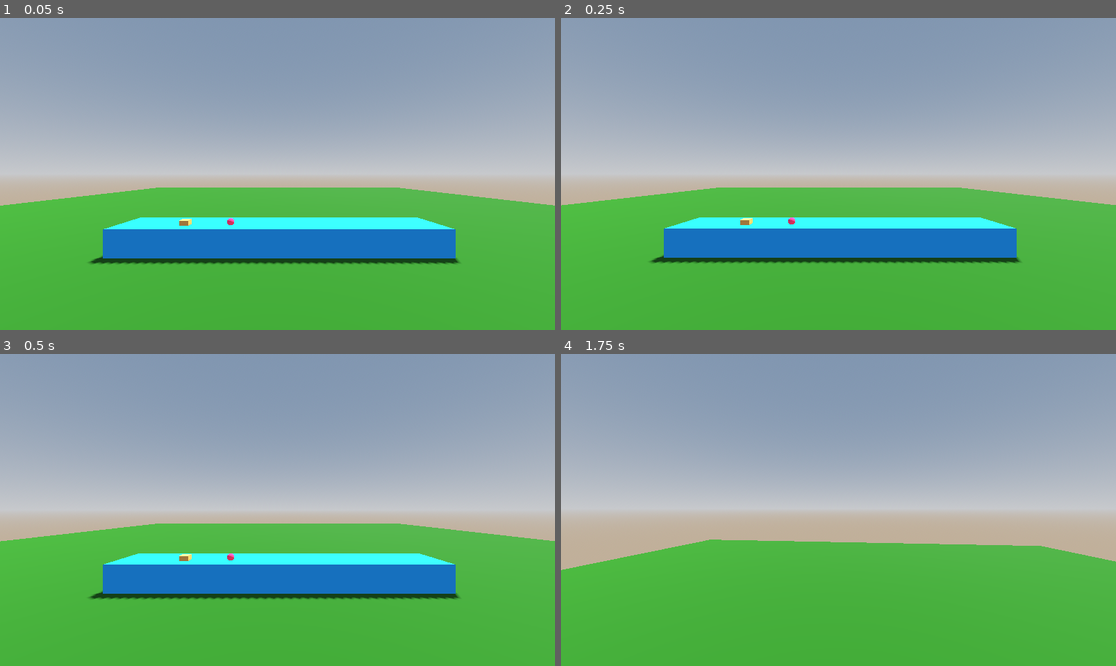
Above: before the commit, frames 1-4 (two rows, left to right).
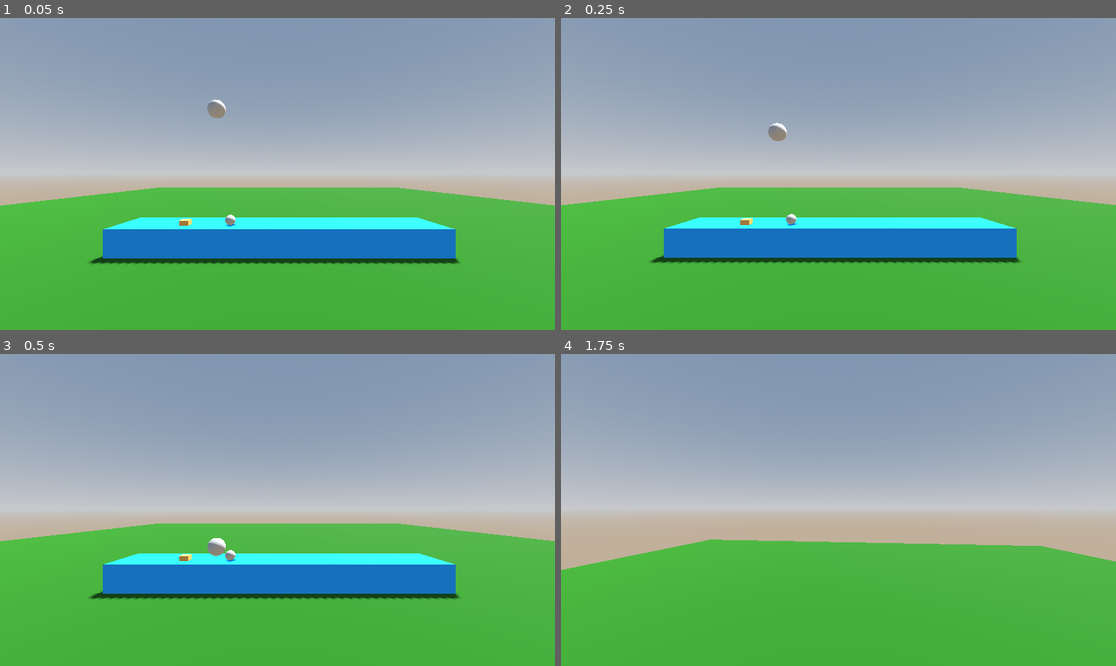
Above: after the commit, the same moments.

Repository: bgilross/cookin
Game: Godot game, scene res://scenes/main_scene.tscn
Two runs of this game, one before a commit and one after it. Both use one fixed random seed, a clock stepped at 60 frames per second and the inputs below.
Inputs (mouse positions are in pixels of both pictures, inside the frame that each line leads up to):
- Up to frame 1 (0.05 s): no input
- Up to frame 2 (0.25 s): no input
- Up to frame 3 (0.5 s): no input
- Up to frame 4 (1.75 s): tap Enter (ui_accept) at 0.5, 0.77, 1.52 s; move the mouse to (866, 510) at 0.52 s; hold F (interact) 0.53-1.28 s; hold W (forward) from 0.53 s (still down); move the mouse to (810, 510) at 1.27 s; tap F (interact) at 1.35 s

The runs differ from the first frame. In frame 1, 0.2% of the frame differs, in the area x 37-43%, y 26-67%; in frame 2, 0.2%; in frame 3, 0.2%; in frame 4, nothing differs.

Commit message:
fix spawned ball dropping through floor,m reset scaling and adjust szie

Diff:
--- a/prefabs/ball.tscn
+++ b/prefabs/ball.tscn
@@ -1,19 +1,20 @@
 [gd_scene load_steps=4 format=3 uid="uid://choa0mv3yrclv"]
 
-[sub_resource type="StandardMaterial3D" id="StandardMaterial3D_cbx31"]
-albedo_color = Color(0.983518, 0.216802, 0.425123, 1)
+[ext_resource type="Script" uid="uid://vj30gt45i5qi" path="res://scripts/PickableObject.gd" id="1_10x6a"]
 
-[sub_resource type="SphereMesh" id="SphereMesh_x8fbi"]
-material = SubResource("StandardMaterial3D_cbx31")
+[sub_resource type="SphereMesh" id="SphereMesh_10x6a"]
+radius = 0.1
+height = 0.2
 
-[sub_resource type="SphereShape3D" id="SphereShape3D_41u45"]
+[sub_resource type="SphereShape3D" id="SphereShape3D_f6quk"]
+radius = 0.112505
 
 [node name="RigidBody3D" type="RigidBody3D"]
+script = ExtResource("1_10x6a")
 
 [node name="MeshInstance3D" type="MeshInstance3D" parent="."]
-transform = Transform3D(0.145, 0, 0, 0, 0.145, 0, 0, 0, 0.145, 0, 0, 0)
-mesh = SubResource("SphereMesh_x8fbi")
+transform = Transform3D(1, 0, 0, 0, 1, 0, 0, 0, 1, -0.00860858, -8.9407e-08, -0.00484133)
+mesh = SubResource("SphereMesh_10x6a")
 
 [node name="CollisionShape3D" type="CollisionShape3D" parent="."]
-transform = Transform3D(0.145, 0, 0, 0, 0.145, 0, 0, 0, 0.145, 0, 0, 0)
-shape = SubResource("SphereShape3D_41u45")
+shape = SubResource("SphereShape3D_f6quk")
--- a/scenes/main_scene.tscn
+++ b/scenes/main_scene.tscn
@@ -1,10 +1,9 @@
-[gd_scene load_steps=14 format=3 uid="uid://cyqd82tyyp56o"]
+[gd_scene load_steps=13 format=3 uid="uid://cyqd82tyyp56o"]
 
 [ext_resource type="Script" uid="uid://b7g27qg3hstq8" path="res://scripts/PlayerBodyController.gd" id="1_w2twt"]
 [ext_resource type="PackedScene" uid="uid://b5qok5lswlsux" path="res://prefabs/ButtonInteractable.tscn" id="3_pu3yx"]
 [ext_resource type="Script" uid="uid://bdlkjsx7krm6s" path="res://scripts/SpawnerButton.gd" id="4_gubc5"]
 [ext_resource type="PackedScene" uid="uid://choa0mv3yrclv" path="res://prefabs/ball.tscn" id="5_gubc5"]
-[ext_resource type="Script" uid="uid://vj30gt45i5qi" path="res://scripts/PickableObject.gd" id="5_rt2n2"]
 
 [sub_resource type="StandardMaterial3D" id="StandardMaterial3D_w2twt"]
 albedo_color = Color(0.105882, 0.333333, 0, 1)
@@ -98,7 +97,7 @@
 mesh = SubResource("SphereMesh_pw63i")
 
 [node name="SpawnPoint" type="Node3D" parent="."]
-transform = Transform3D(1, 0, 0, 0, 1, 0, 0, 0, 1, 0, 4.62219, -2.05976)
+transform = Transform3D(1, 0, 0, 0, 1, 0, 0, 0, 1, -0.0478077, 4.26184, -2.56161)
 
 [node name="Button" parent="." node_paths=PackedStringArray("spawn_point") instance=ExtResource("3_pu3yx")]
 transform = Transform3D(1, 0, 0, 0, 1, 0, 0, 0, 1, -1.88371, 0.51877, -4.05026)
@@ -107,6 +106,8 @@
 spawn_point = NodePath("../SpawnPoint")
 
 [node name="RigidBody3D" parent="." instance=ExtResource("5_gubc5")]
-transform = Transform3D(1, 0, 0, 0, 1, 0, 0, 0, 1, -0.975377, 0.560019, -4.05329)
-script = ExtResource("5_rt2n2")
+transform = Transform3D(1, 0, 0, 0, 1, 0, 0, 0, 1, -0.974183, 0.566076, -4.0445)
 interact_text = "Press F to pick up!"
+
+[node name="RigidBody3D2" parent="." instance=ExtResource("5_gubc5")]
+transform = Transform3D(1, 0, 0, 0, 1, 0, 0, 0, 1, -0.710888, 2.2606, -2.24978)
